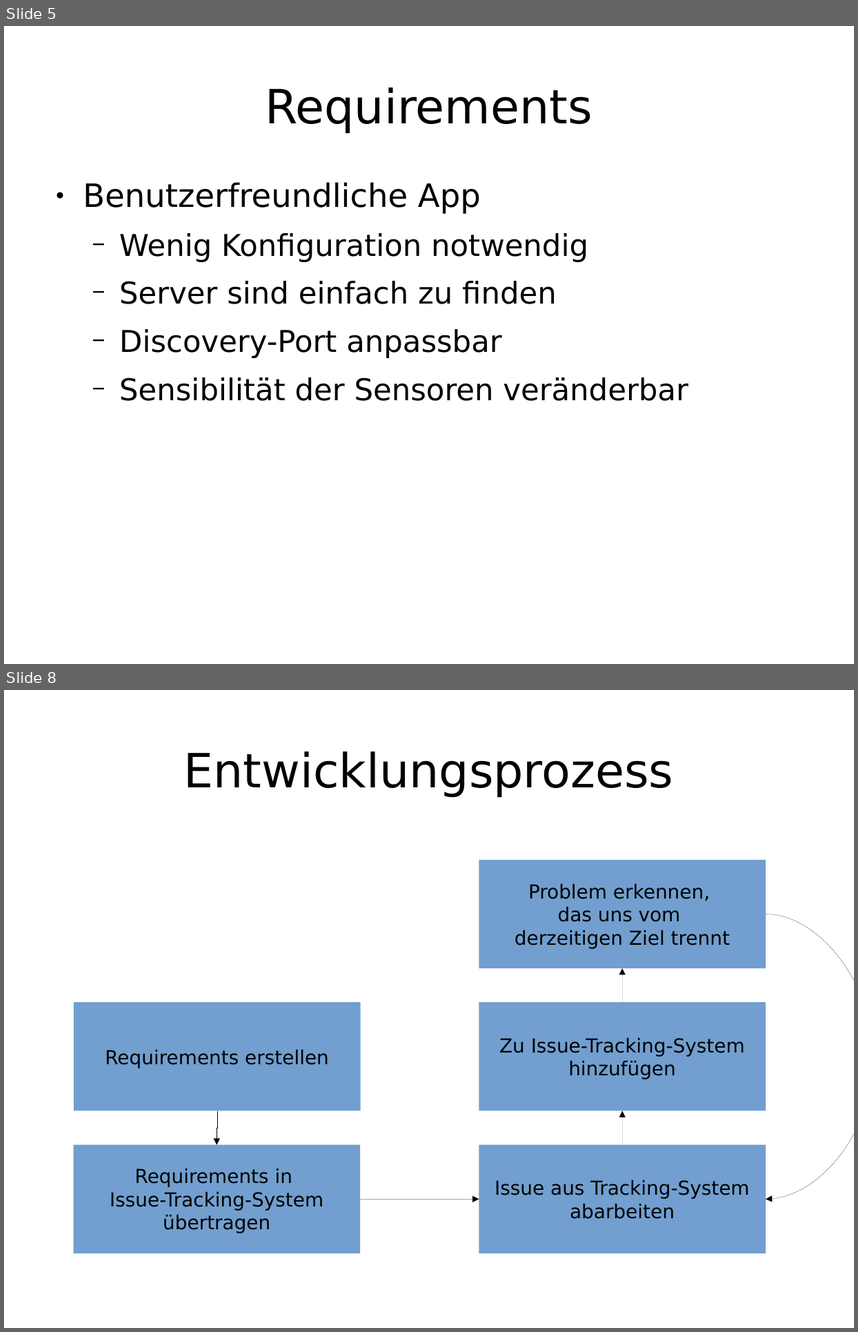
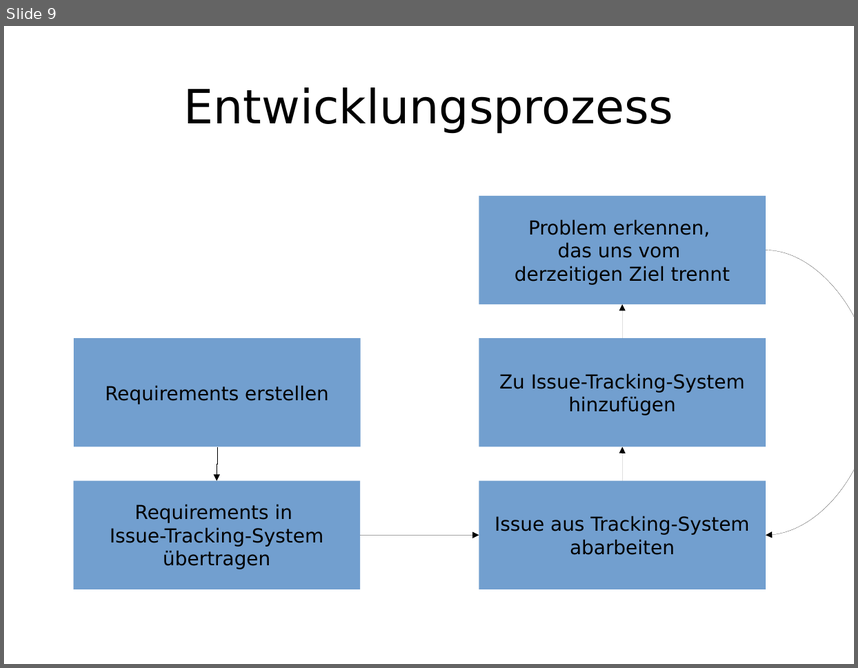
Before and after one commit to enra64/psychic-giggle, a slide deck: zwischenstand anfang dezember.odp. Shown one above the other, each under a label of ours: slides 5 and 8 before the commit, slide 9 after it; the slides between them are not shown. The pictures are 858x1332 and 858x668 pixels, drawn with LibreOffice and Linux fonts; fonts in the diff are those of the drawing. Boxes give left, top, right and bottom in pixels: in the first picture for what was removed or moved away, otherwise in the second. Text is boxed around its words. In the diff, an @@ line names an element or a change of style, - is before the commit and + after.

```diff
--- a/zwischenstand anfang dezember.odp
+++ b/zwischenstand anfang dezember.odp
@@ slide 5 removed at (x1=4, y1=26, x2=854, y2=664), background #FFFFFF @@
@@ title removed at (x1=265, y1=87, x2=593, y2=133) @@
-Requirements
@@ text removed at (x1=83, y1=182, x2=688, y2=401) @@
-● Benutzerfreundliche App
-  − Wenig Konfiguration notwendig
-  − Server sind einfach zu finden
-  − Discovery-Port anpassbar
-  − Sensibilität der Sensoren veränderbar
@@ what was slide 8 is now slide 9 @@
```
Also in this commit, not shown: 4 slides changed, 5 slides added, 3 other slides removed.
